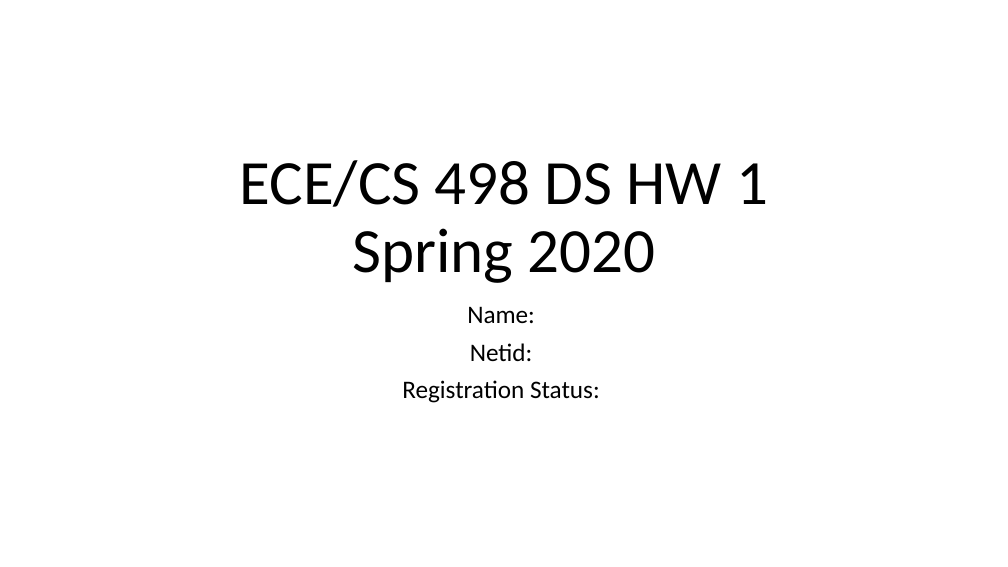
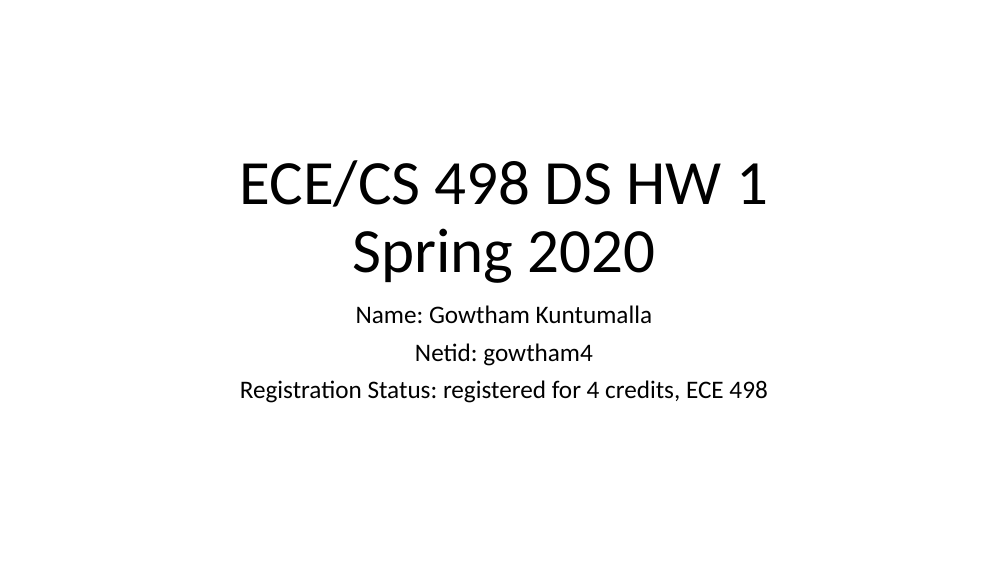
Before and after one commit to gowthamkuntumalla/ECE498_DataScienceAnalytics_HW, a slide deck: slide 1 of HW1/HW1_template.pptx. Drawn at 1008x567 pixels with LibreOffice and Linux fonts; fonts in the diff are those of the drawing. Boxes give left, top, right and bottom in pixels: in the first picture for what was removed or moved away, otherwise in the second. Text is boxed around its words. In the diff, an @@ line names an element or a change of style, - is before the commit and + after.

```diff
--- a/HW1/HW1_template.pptx
+++ b/HW1/HW1_template.pptx
@@ subtitle at bbox=[240, 305, 767, 403]: text changed @@
-Name:
-Netid:
-Registration Status:
+Name: Gowtham Kuntumalla
+Netid: gowtham4
+Registration Status: registered for 4 credits, ECE 498
```
Also in this commit, not shown: 7 other slides changed, 1 slide added, 1 slide removed, 4 other files.
